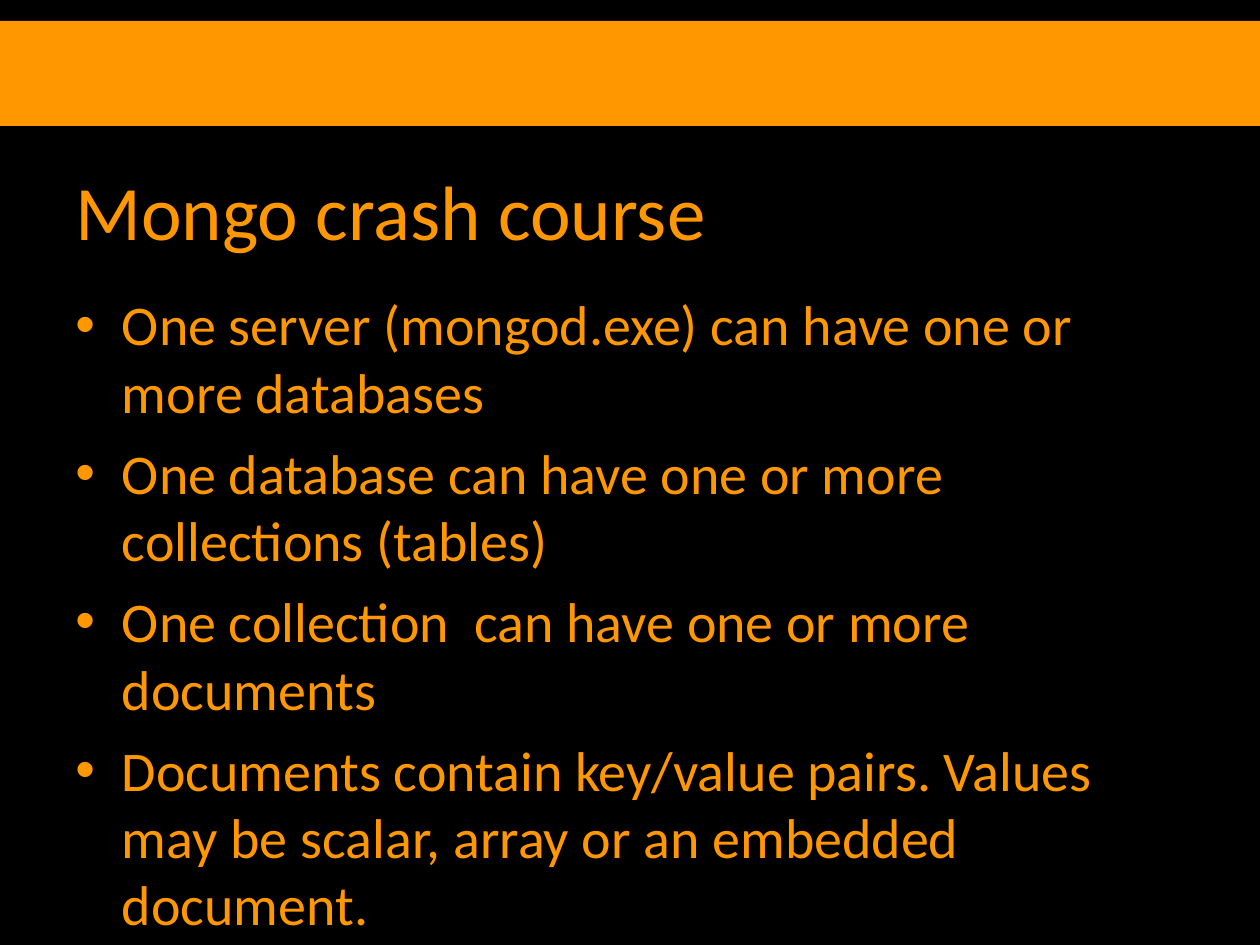
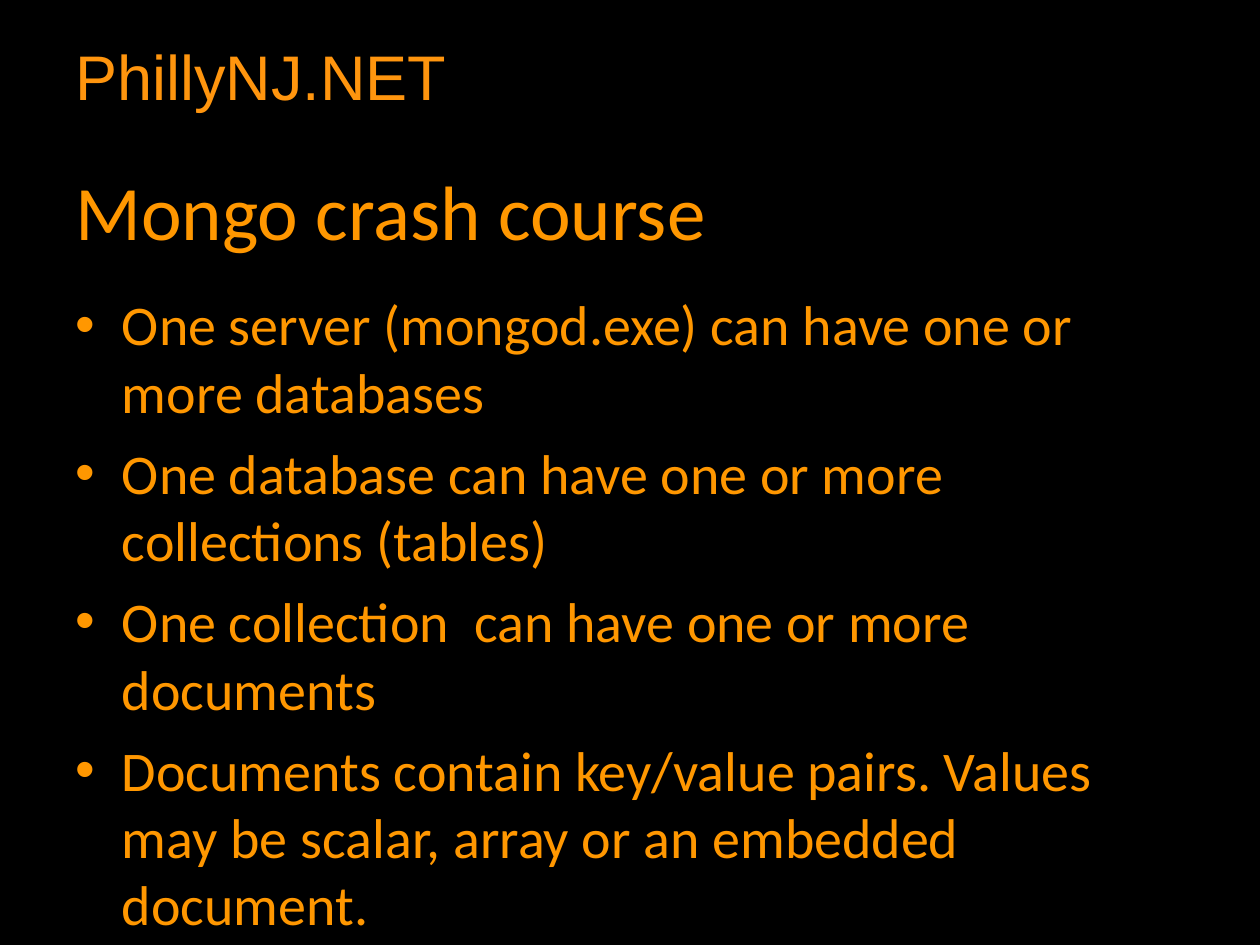
Before and after one commit to zippy1981/CodeCampNYC_Mongo, a slide deck: slide 4 of Slides.odp (slide 5 before the commit). Drawn at 1260x945 pixels with LibreOffice and Linux fonts; fonts in the diff are those of the drawing; background and template pictures are left out. Boxes give left, top, right and bottom in pixels: in the first picture for what was removed or moved away, otherwise in the second. Text is boxed around its words. In the diff, an @@ line names an element or a change of style, - is before the commit and + after.

```diff
--- a/Slides.odp
+++ b/Slides.odp
@@ rectangle removed at bbox=[0, 21, 1260, 126] @@
@@ text added at bbox=[75, 54, 446, 112], 36 pt, text #FF950E @@
+PhillyNJ.NET
```
Also in this commit, not shown: 10 other slides changed, 6 slides added, 3 slides removed, 34 other files.
